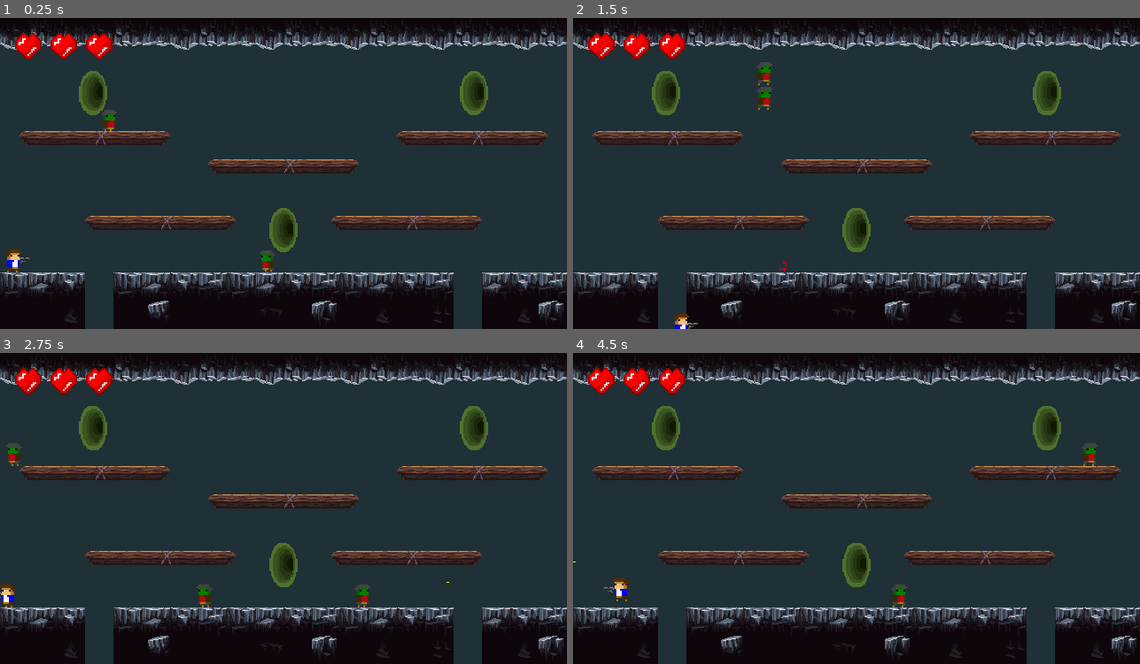
Above: before the commit, frames 1-4 (two rows, left to right).
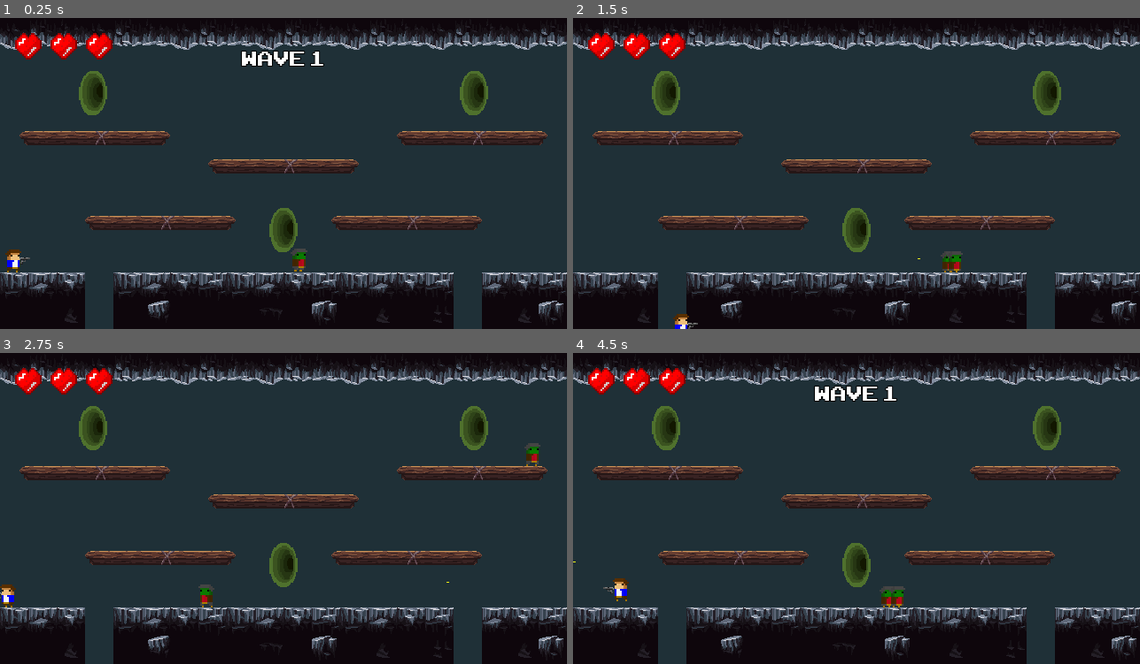
Above: after the commit, the same moments.

Repository: Kenz-code/ZomRoyale
Game: Godot game, scene res://World.tscn
Same seed, same stepped clock (60 frames per second), same inputs: the game is played once before the commit and once after it.
Inputs (mouse positions are in pixels of both pictures, inside the frame that each line leads up to):
- Up to frame 1 (0.25 s): no input
- Up to frame 2 (1.5 s): move the mouse to (981, 157) at 0.52 s; hold D (right) from 0.53 s (still down); click (981, 157) at 0.6 s; tap Space (jump) at 0.77, 0.8, 1.07, 1.35 s; move the mouse to (743, 189) at 1.27 s
- Up to frame 3 (2.75 s): tap Space (jump) at 1.52, 1.82, 2.3 s; click (170, 524) at 1.55 s; move the mouse to (340, 440) at 2.02 s; release D (right) at 2.03 s; hold A (left) from 2.03 s (still down); click (340, 440) at 2.1 s
- Up to frame 4 (4.5 s): move the mouse to (828, 570) at 2.77 s; release A (left) at 2.78 s; hold D (right) 2.78-4.28 s; click (828, 570) at 2.85 s; tap Space (jump) at 3.02, 3.32, 3.6, 3.77, 4.07 s; move the mouse to (1026, 555) at 3.52 s; move the mouse to (686, 461) at 4.27 s; hold A (left) from 4.28 s (still down); click (686, 461) at 4.35 s

The runs differ from the first frame. In frame 1, 1.1% of the frame differs, in the area x 13-87%, y 10-82%; in frame 2, 0.6%; in frame 3, 0.6%; in frame 4, 1.0%.

Commit message:
waves and enemy health bar

Diff:
--- /dev/null
+++ b/Art/Font/arcade.tres
@@ -0,0 +1,9 @@
+[gd_resource type="DynamicFont" load_steps=2 format=2]
+
+[ext_resource path="res://Art/Font/ARCADECLASSIC.TTF" type="DynamicFontData" id=1]
+
+[resource]
+size = 32
+outline_size = 1
+outline_color = Color( 0, 0, 0, 1 )
+font_data = ExtResource( 1 )
--- a/Enemy.gd
+++ b/Enemy.gd
@@ -3,14 +3,15 @@
 const UP = Vector2(0,-1)
 const GRAVITY = 16
 const MAXFALLSPEED = 200
-const MAXSPEED = 75
 const JUMPFORCE = [350,300]
 const ACCEL = 40
 const FALLMULTIPLIER = 2
 const JUMPMULTIPLER = 12
+export var MAXSPEED = 75
 export var direction = 1
 export var detects_cliffs = false
 export var jump_cliffs = false
+export var health = 3
 
 var motion = Vector2()
 
@@ -19,6 +20,8 @@
 	$floor_checker.position.x = $CollisionShape2D.shape.get_radius() * direction + 1
 	if jump_cliffs or detects_cliffs:
 		$floor_checker.enabled = true
+	$Health_Bar._on_max_health_updated(health)
+	$Health_Bar.visible = false
 
 func _physics_process(delta: float) -> void:
 	randomize()
@@ -36,6 +39,8 @@
 	motion.x = MAXSPEED * direction
 	$AnimatedSprite.scale.x = direction * 2
 
+	$Health_Bar._on_health_updated(health)
+
 	move_and_slide(motion, UP)
 
 
@@ -44,10 +49,17 @@
 		body.ouch(position.x)
 
 func die():
-	$Particles2D.emitting = true
-	$AnimatedSprite.visible = false
-	self.set_physics_process(false)
-	$sides_check.queue_free()
-	$CollisionShape2D.queue_free()
-	yield(get_tree().create_timer(0.8),"timeout")
-	self.queue_free()
+	$Health_Bar.visible = true
+	health -= 1
+	if health == 0:
+		$Health_Bar.visible = false
+		$Particles2D.emitting = true
+		$AnimatedSprite.visible = false
+		var die = load("res://Sounds/ZomDie.wav")
+		$audio.set_stream(die)
+		$audio.play()
+		self.set_physics_process(false)
+		$sides_check.queue_free()
+		$CollisionShape2D.queue_free()
+		yield(get_tree().create_timer(0.8),"timeout")
+		self.queue_free()
--- a/Enemy.tscn
+++ b/Enemy.tscn
@@ -1,8 +1,9 @@
-[gd_scene load_steps=13 format=2]
+[gd_scene load_steps=14 format=2]
 
 [ext_resource path="res://Art/zom.png" type="Texture" id=1]
 [ext_resource path="res://Enemy.gd" type="Script" id=2]
 [ext_resource path="res://Art/blood.png" type="Texture" id=3]
+[ext_resource path="res://Health_Bar.tscn" type="PackedScene" id=4]
 
 [sub_resource type="AtlasTexture" id=1]
 atlas = ExtResource( 1 )
@@ -66,7 +67,6 @@
 scale = Vector2( 2, 2 )
 frames = SubResource( 7 )
 animation = "run"
-frame = 1
 playing = true
 
 [node name="CollisionShape2D" type="CollisionShape2D" parent="."]
@@ -93,4 +93,14 @@
 process_material = SubResource( 10 )
 texture = ExtResource( 3 )
 
+[node name="Health_Bar" parent="." instance=ExtResource( 4 )]
+margin_left = -16.0
+margin_top = -15.0
+margin_right = -16.0
+margin_bottom = -15.0
+caution_zone = 0.7
+danger_zone = 0.4
+
+[node name="audio" type="AudioStreamPlayer2D" parent="."]
+
 [connection signal="body_entered" from="sides_check" to="." method="_on_sides_check_body_entered"]
--- /dev/null
+++ b/Health Bar.gd
@@ -0,0 +1,31 @@
+extends Control
+
+onready var health_bar = $Health_Bar
+onready var health_bar_red = $Health_Bar_red
+onready var tween = $UpdateTween
+
+export (Color) var healthy_color = Color.green
+export (Color) var caution_color = Color.yellow
+export (Color) var danger_color = Color.red
+export (float,0,1,0.05) var caution_zone = 0.5
+export (float,0,1,0.05) var danger_zone = 0.2
+
+
+func _on_health_updated(health):
+	health_bar.value = health
+	tween.interpolate_property(health_bar_red,"value",health_bar.value,health,0.4,Tween.TRANS_SINE,Tween.EASE_IN_OUT)
+	tween.start()
+
+	_assign_color(health)
+
+func _assign_color(health):
+	if health < health_bar.max_value *danger_zone:
+		health_bar.tint_progress = danger_color
+	elif health < health_bar.max_value * caution_zone:
+		health_bar.tint_progress = caution_color
+	else:
+		health_bar.tint_progress = healthy_color
+
+
+func _on_max_health_updated(max_health):
+	health_bar.max_value = max_health
--- /dev/null
+++ b/Health_Bar.tscn
@@ -0,0 +1,42 @@
+[gd_scene load_steps=5 format=2]
+
+[ext_resource path="res://Art/Health Bar/Back.png" type="Texture" id=1]
+[ext_resource path="res://Art/Health Bar/Over.png" type="Texture" id=2]
+[ext_resource path="res://Art/Health Bar/Front.png" type="Texture" id=3]
+[ext_resource path="res://Health Bar.gd" type="Script" id=4]
+
+[node name="Health_Bar" type="Control"]
+anchor_right = 1.0
+anchor_bottom = 1.0
+script = ExtResource( 4 )
+__meta__ = {
+"_edit_use_anchors_": false
+}
+
+[node name="Health_Bar_red" type="TextureProgress" parent="."]
+margin_right = 40.0
+margin_bottom = 40.0
+value = 99.0
+texture_under = ExtResource( 1 )
+texture_over = ExtResource( 2 )
+texture_progress = ExtResource( 3 )
+tint_progress = Color( 1, 0.211765, 0.211765, 1 )
+__meta__ = {
+"_edit_use_anchors_": false
+}
+
+[node name="Health_Bar" type="TextureProgress" parent="."]
+margin_right = 40.0
+margin_bottom = 40.0
+value = 99.0
+texture_under = ExtResource( 1 )
+texture_over = ExtResource( 2 )
+texture_progress = ExtResource( 3 )
+tint_progress = Color( 0.172549, 1, 0, 1 )
+__meta__ = {
+"_edit_use_anchors_": false
+}
+
+[node name="UpdateTween" type="Tween" parent="."]
+
+[node name="PulseTween" type="Tween" parent="."]
--- a/Player.gd
+++ b/Player.gd
@@ -9,7 +9,7 @@
 const FALLMULTIPLIER = 2
 const JUMPMULTIPLER = 12
 var lives = 0
-var direction = 1
+export (int) var direction = 1
 var invincible = false
 var can_shoot = true
 
@@ -84,6 +84,9 @@
 		Input.action_release("left")
 		Input.action_release("right")
 
+		if(lives == 3):
+			get_tree().reload_current_scene()
+
 
 func _on_return_to_normal_color_timeout() -> void:
 	set_modulate(Color(1,1,1,1))
@@ -99,7 +102,6 @@
 func shoot():
 	if can_shoot == true:
 		can_shoot = false
-		print(can_shoot)
 		$shot_pause.start()
 		var b = Bullet.instance()
 		b.speed = b.speed * direction
--- /dev/null
+++ b/Text.tscn
@@ -0,0 +1,15 @@
+[gd_scene load_steps=2 format=2]
+
+[ext_resource path="res://Art/Font/arcade.tres" type="DynamicFont" id=1]
+
+[node name="Text" type="Label"]
+margin_bottom = 33.0
+grow_horizontal = 2
+grow_vertical = 2
+size_flags_horizontal = 4
+custom_fonts/font = ExtResource( 1 )
+align = 1
+valign = 1
+__meta__ = {
+"_edit_use_anchors_": false
+}
--- a/World.gd
+++ b/World.gd
@@ -1,13 +1,32 @@
 extends Node2D
 
+var wave = 1
+var wave_enemies_times_this_num = 2
+
 var node = load("res://Enemy.tscn")
+var text = load("res://Text.tscn")
 var rand_true_false = [true,false]
 var rand_left_right = [-1,1]
 onready var portal_locations = [$Enemys/Portal.position,$Enemys/Portal2.position,$Enemys/Portal3.position]
 
+enum game_state{
+	set_up_wave = 0,
+	playing_wave = 1,
+	wave_complete = 2,
+	nothing = 3
+}
+onready var current_state = game_state.playing_wave
+
 func _ready() -> void:
 	$AudioStreamPlayer2D.play()
-	for n in range(3):
+
+	set_up_wave()
+
+
+func set_up_wave():
+	$Player.global_position = Vector2(-40,-3)
+	$Player.direction = 1
+	for n in range(wave * wave_enemies_times_this_num):
 		randomize()
 		var enemy = node.instance()
 		enemy.position = portal_locations[randi() % portal_locations.size()]
@@ -26,10 +45,71 @@
 					enemy.jump_cliffs = true
 		randomize()
 		enemy.direction = rand_left_right[randi()%rand_left_right.size()]
+		randomize()
+		enemy.MAXSPEED = rand_range(55,75)
 		enemy.add_to_group("zoms")
 
+		print(n)
 		add_child(enemy)
+
+	#wave text
+	var wave_start_text = text.instance()
+	wave_start_text.text = "Wave " + str(wave)
+	wave_start_text.set_position(Vector2(320,30))
+	add_child(wave_start_text)
+
+	wave += 1
+	call_deferred("change_state",game_state.playing_wave)
+
+	blink_text(wave_start_text)
+
+func change_state(new_state):
+	if(current_state != new_state):
+		if(new_state == game_state.wave_complete):
+			do_wave_complete_animation()
+		if(new_state == game_state.playing_wave):
+			check_for_end_wave()
+		if(new_state == game_state.set_up_wave):
+			set_up_wave()
+
+		current_state = new_state
+		print(current_state)
+
+func handle_state_processes(this_state):
+	if(this_state == game_state.playing_wave):
+		check_for_end_wave()
+
+func check_for_end_wave():
+	if(get_tree().get_nodes_in_group("zoms").size() == 1):
+		change_state(game_state.wave_complete)
+
+func do_wave_complete_animation():
+	var text_complete = text.instance()
+	text_complete.set_position(Vector2(320,30))
+	text_complete.text = "Wave Complete   Well done"
+	add_child(text_complete)
+	blink_text(text_complete)
+	yield(get_tree().create_timer(3.8),"timeout")
+	call_deferred("change_state",game_state.set_up_wave)
 
 
 func _on_Void_body_entered(body: Node) -> void:
-	get_tree().reload_current_scene()
+	if body.is_in_group("zoms"):
+		body.queue_free()
+	elif body.is_in_group("player"):
+		get_tree().reload_current_scene()
+
+func _physics_process(delta):
+	handle_state_processes(current_state)
+
+func blink_text(wave_start_text):
+	yield(get_tree().create_timer(0.8),"timeout")
+	wave_start_text.hide()
+	yield(get_tree().create_timer(0.7),"timeout")
+	wave_start_text.show()
+	yield(get_tree().create_timer(0.8),"timeout")
+	wave_start_text.hide()
+	yield(get_tree().create_timer(0.7),"timeout")
+	wave_start_text.show()
+	yield(get_tree().create_timer(0.8),"timeout")
+	wave_start_text.queue_free()
--- a/World.tscn
+++ b/World.tscn
@@ -493,7 +493,7 @@
 format = 1
 tile_data = PoolIntArray( 65535, 14, 0, 0, 13, 0, 1, 14, 0, 2, 15, 0, 3, 13, 0, 4, 14, 0, 5, 15, 0, 6, 13, 0, 7, 14, 0, …(762 unchanged characters)…
 
-[node name="Player" type="KinematicBody2D" parent="."]
+[node name="Player" type="KinematicBody2D" parent="." groups=["player"]]
 position = Vector2( -40, -3 )
 z_index = 1
 collision_mask = 14
@@ -545,7 +545,7 @@
 scale = Vector2( 1.2, 1.2 )
 z_index = -1
 frames = SubResource( 19 )
-frame = 2
+frame = 1
 playing = true
 
 [node name="Portal2" type="AnimatedSprite" parent="Enemys"]
@@ -553,7 +553,7 @@
 scale = Vector2( 1.2, 1.2 )
 z_index = -1
 frames = SubResource( 19 )
-frame = 2
+frame = 1
 playing = true
 
 [node name="Portal3" type="AnimatedSprite" parent="Enemys"]
@@ -561,7 +561,7 @@
 scale = Vector2( 1.2, 1.2 )
 z_index = -1
 frames = SubResource( 19 )
-frame = 2
+frame = 1
 playing = true
 
 [node name="AudioStreamPlayer2D" type="AudioStreamPlayer2D" parent="."]
@@ -570,6 +570,7 @@
 [node name="Void" type="Area2D" parent="."]
 position = Vector2( 83, 391 )
 collision_layer = 0
+collision_mask = 19
 __meta__ = {
 "_edit_group_": true
 }
--- a/mobilecontrols.tscn
+++ b/mobilecontrols.tscn
@@ -33,5 +33,5 @@
 rotation = 1.5708
 scale = Vector2( 2, 2 )
 normal = ExtResource( 2 )
-action = "jump"
+action = "shoot"
 visibility_mode = 1
--- a/project.godot
+++ b/project.godot
@@ -12,6 +12,8 @@
 
 config/name="Zom Royale"
 run/main_scene="res://World.tscn"
+boot_splash/image="res://Art/icon.png"
+boot_splash/use_filter=false
 config/icon="res://icon.png"
 
 [display]
Binary file added: Art/Font/ARCADECLASSIC.TTF
Binary file added: Art/Font/karmatic-arcade.regular.ttf
Binary file added: Art/Health Bar/Back.png
Not shown, added: Art/Health Bar/Back.png.import
Binary file added: Art/Health Bar/Front.png
Not shown, added: Art/Health Bar/Front.png.import
Binary file added: Art/Health Bar/Over.png
Not shown, added: Art/Health Bar/Over.png.import
Binary file added: Art/icon.png
Not shown, added: Art/icon.png.import
Not shown, added: Sounds/ZomDie.wav.import
Not shown, added: Sounds/ZomDie.wav
